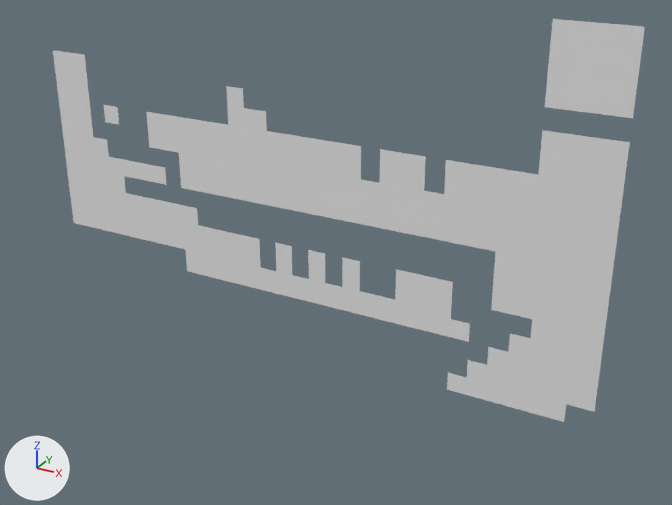
Two versions of the OBJ model Assets/Tiled2Unity/Meshes/ld33Tilemap.obj, one commit apart.
Both versions are drawn from a 50 mm lens placed at (6.9, -36.5, 6.3), pointed at (-13.6, 0.8, -12.4). The axes (+X, +Y, +Z) are drawn at lower left. The lights are the same throughout. Where no turn or scale is listed for an object, it has been applied to the vertices.

In view in the first picture: 'ld33Tilemap'.
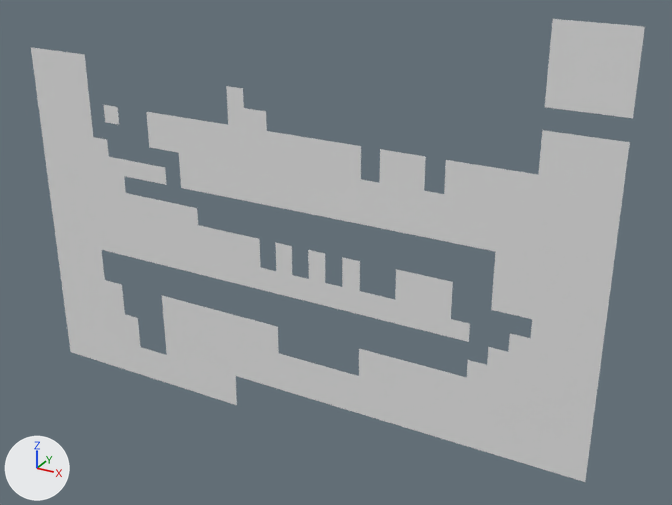
Boxes [x1, y1, x2, y2] around the edits, measured in the pictures (672 x 505 px):
'ld33Tilemap', reshaped (15% taller)
    before: [53, 19, 645, 422]
    after: [31, 19, 645, 482]
part 1 of me_ld33tilemap, added
    after: [31, 47, 594, 482]

Edits to the bpy script that builds the scene:
```text
Change me_ld33tilemap:
    used by ob_ld33tilemap; location = (0.0, 0.0, 0.0)
    remove me_ld33tilemap.from_pydata(...)  # 2570 vertices, 2252 faces; spans x -30.4..0.0, y 0.0, z -17.9..0.0
    add me_ld33tilemap.from_pydata(...)  # 4235 vertices, 3808 faces; spans x -32.0..0.0, y 0.0, z -22.7..0.0
    me_ld33tilemap part 1: 1665 vertices added at x -32.0..0.0, y 0.0, z -22.7..-3.8
```
